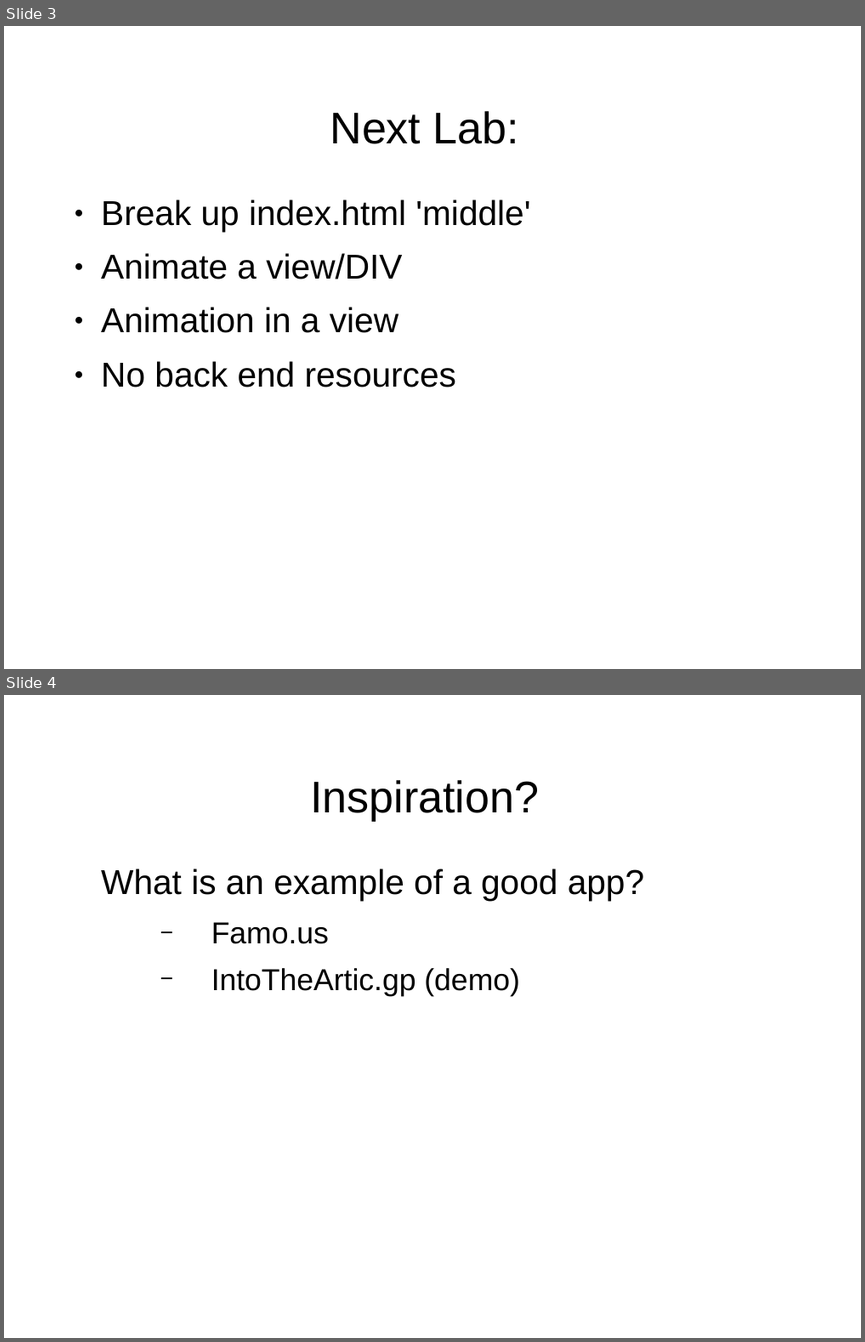
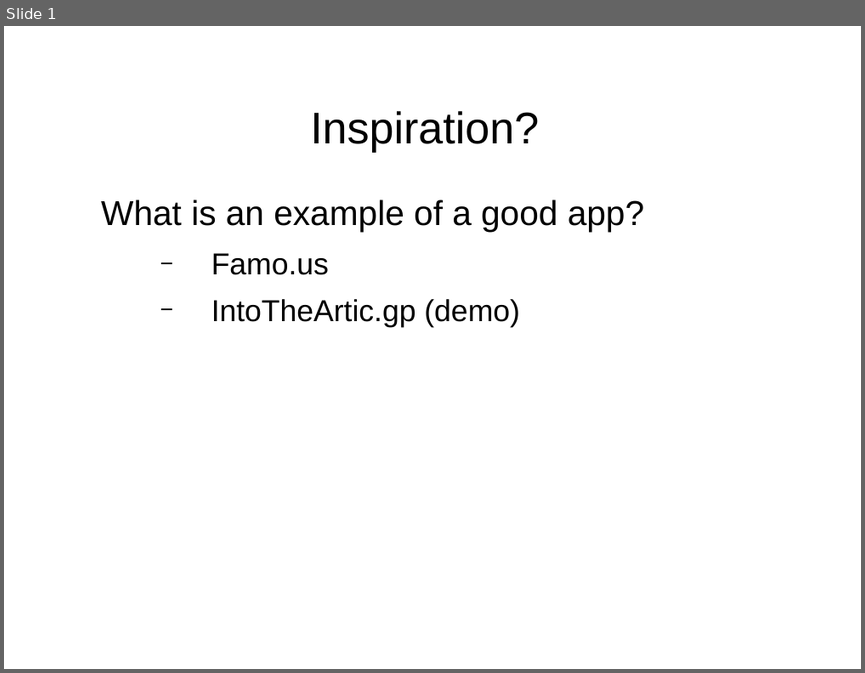
Before and after one commit to shawea/blueGrass, a slide deck: trainTheTrainer/2of2.odp. Shown one above the other, each under a label of ours: slides 3 and 4 before the commit, slide 1 after it. The pictures are 865x1342 and 865x673 pixels, drawn with LibreOffice and Linux fonts; fonts in the diff are those of the drawing; background and template pictures are left out. Boxes give left, top, right and bottom in pixels: in the first picture for what was removed or moved away, otherwise in the second. Text is boxed around its words. In the diff, an @@ line names an element or a change of style, - is before the commit and + after.

```diff
--- a/trainTheTrainer/2of2.odp
+++ b/trainTheTrainer/2of2.odp
@@ slide 3 removed at <box>4,26,861,669</box>, background picture (left out) @@
@@ title removed at <box>330,111,519,144</box> @@
-Next Lab:
@@ text removed at <box>101,199,530,387</box> @@
-● Break up index.html 'middle'
-● Animate a view/DIV
-● Animation in a view
-● No back end resources
@@ what was slide 4 is now slide 1 @@
```
Also in this commit, not shown: 3 slides changed, 3 slides added, 14 other slides removed, 4 other files.
